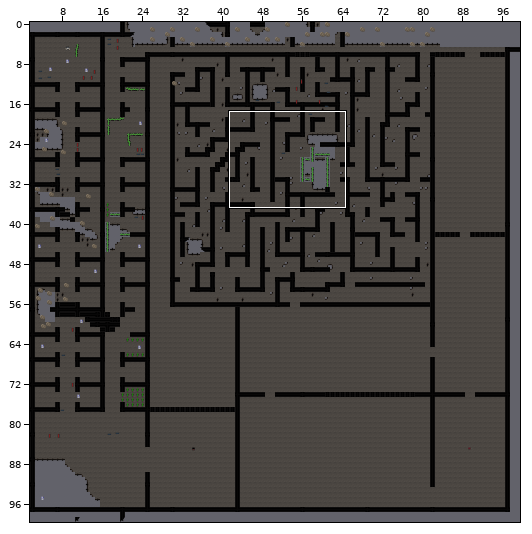
Tiled map (JSON), stored at public/maps/s_karteship.tmj. Above, an overview of the earlier version with the close-up marked.
Close-up. Old version:
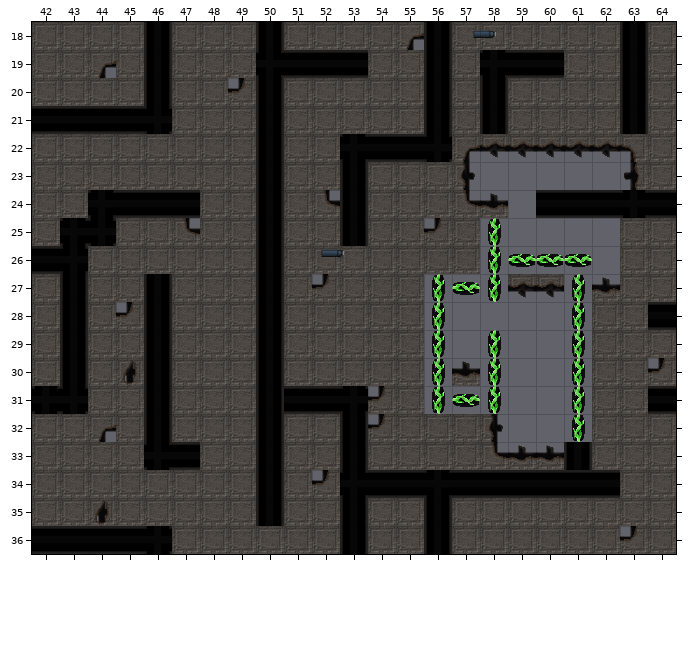
Cells are 32x32 px. Shown: x 42..64, y 18..36. The commit also changed other parts of the map, which this record leaves out.
After:
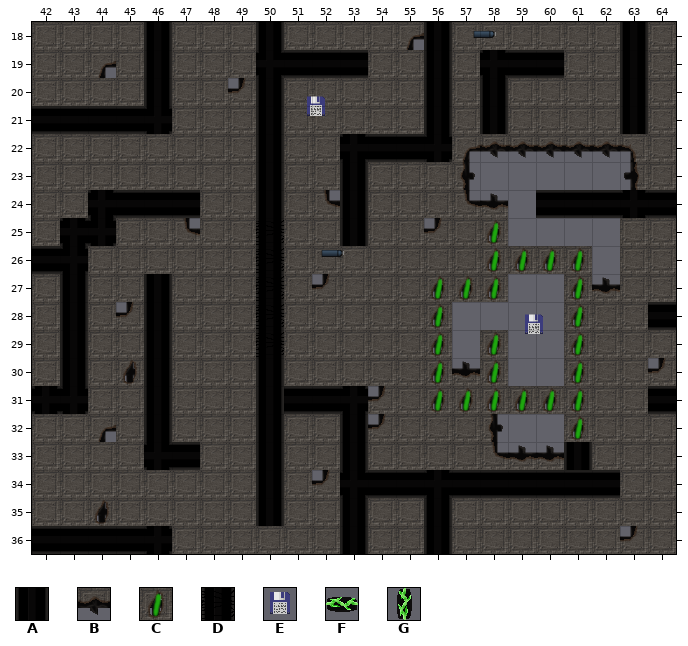
Key: from "ship": A 1, B 5, C 17, D 18, E 56, F 57, G 58.
_ is an empty cell.
Objects are placed by their top-left corner, in cells (3,4 is the top-left corner of cell 3,4); size is 1x1 cell unless given.
Tiles replaced or removed in this view: A, B, F, G.
Edits made:
Changed rows in their new state; . is an unchanged cell.
Layer "Tile Layer 1":
first column x 50:
25 D.......C...
26 D.......CCCC
27 D.....CCC__C
28 D.....C....C
29 D.....C.C..C
30 ......C.C..C
31 ......CCCCCC
32 ...........C
Layer "Object Layer 1":
added: E at 51.6,20.5
added: E at 59.4,28.3
Where, in picture pixels (left, top, right, bottom), the same in both close-ups:
added: (307, 96, 325, 116)
changed: (256, 220, 284, 357)
changed: (424, 218, 592, 442)
